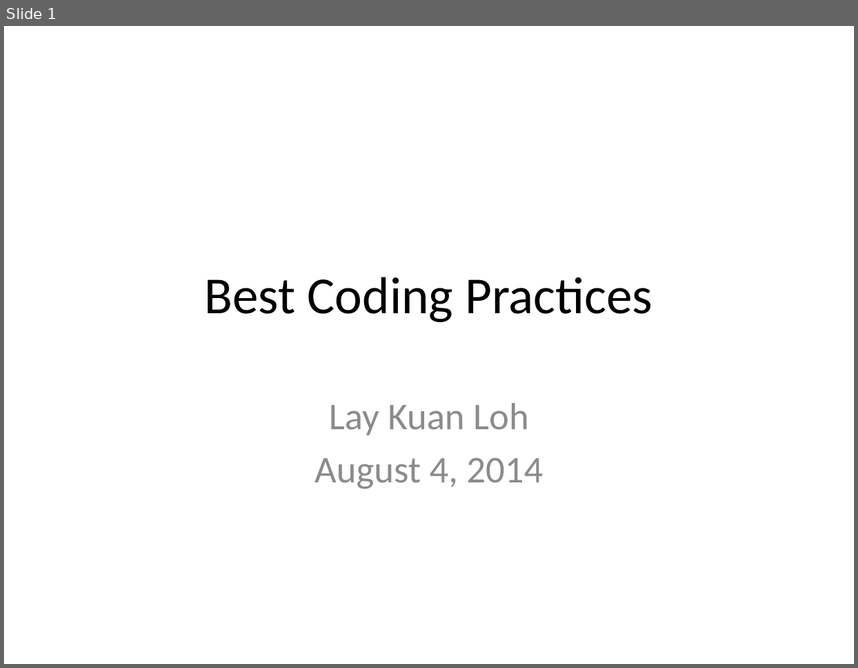
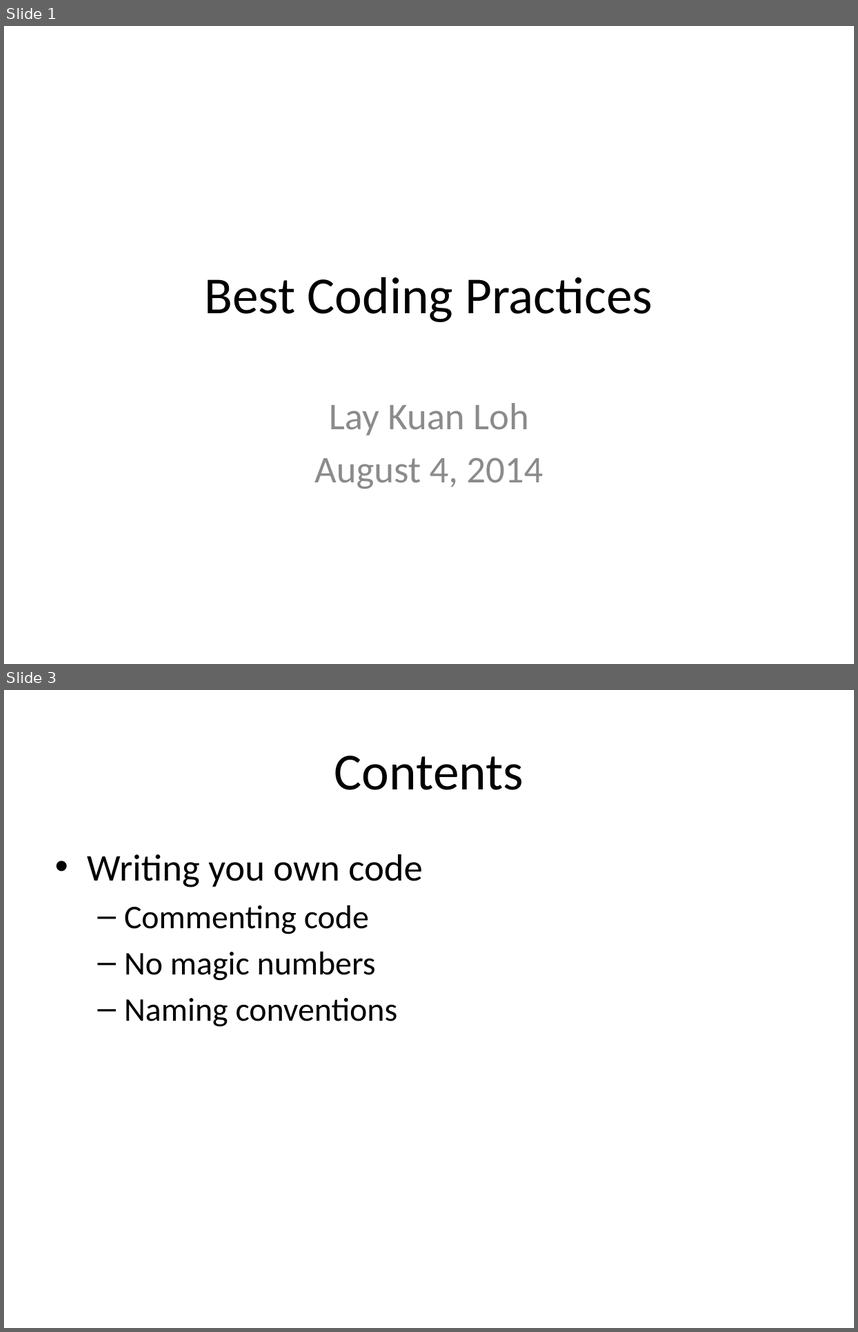
Before and after one commit to lkloh/USArray, a slide deck: BasicsOfCoding/BasicsOfCoding.pptx. Shown one above the other, each under a label of ours: slide 1 before the commit, slides 1 and 3 after it; the slides between them are not shown. The pictures are 858x668 and 858x1332 pixels, drawn with LibreOffice and Linux fonts; fonts in the diff are those of the drawing. Boxes give left, top, right and bottom in pixels: in the first picture for what was removed or moved away, otherwise in the second. Text is boxed around its words. In the diff, an @@ line names an element or a change of style, - is before the commit and + after.

```diff
--- a/BasicsOfCoding/BasicsOfCoding.pptx
+++ b/BasicsOfCoding/BasicsOfCoding.pptx
@@ slide 3 added at bbox=[4, 690, 854, 1328], background #FFFFFF @@
@@ title added at bbox=[335, 756, 524, 790], 44 pt, text #000000 @@
+Contents
@@ text added at bbox=[87, 854, 423, 1027], 28 pt, text #000000 @@
+• Writing you own code
+  – Commenting code
+  – No magic numbers
+  – Naming conventions
```
Also in this commit, not shown: 2 other slides added, 1 other file.
